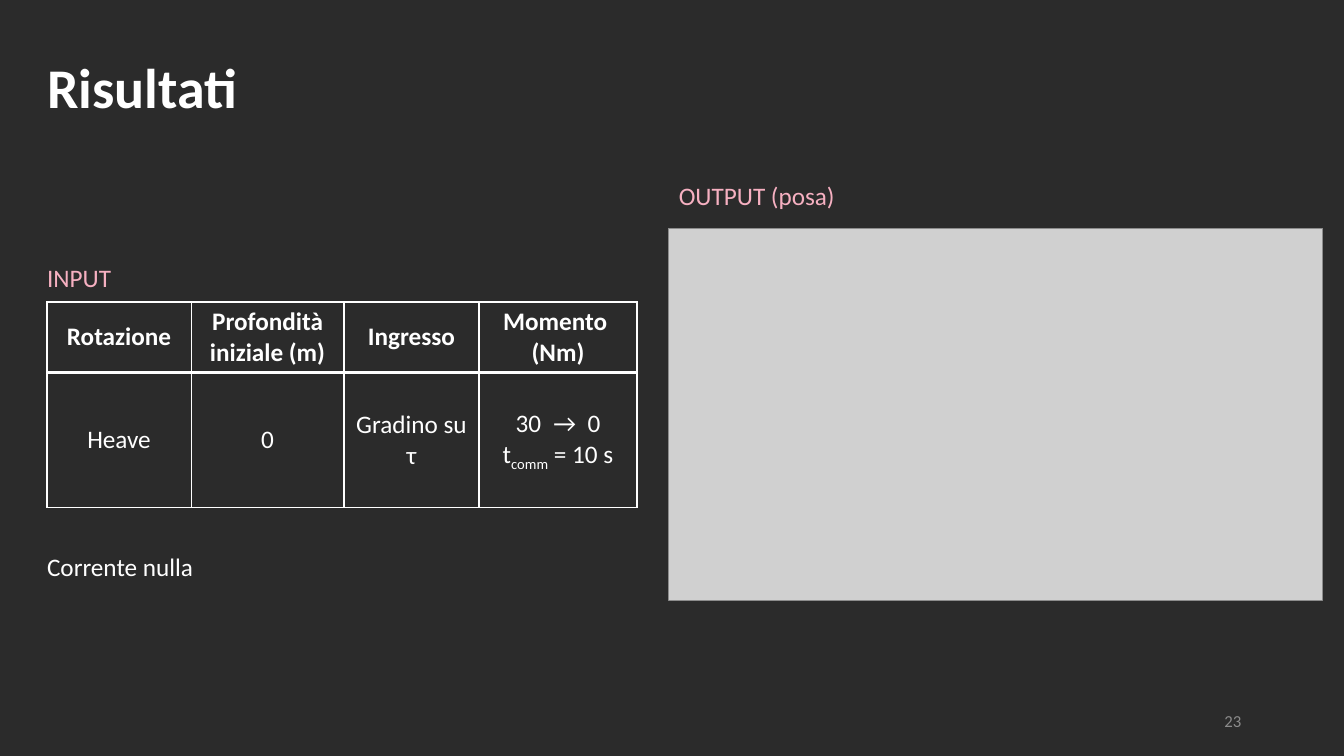
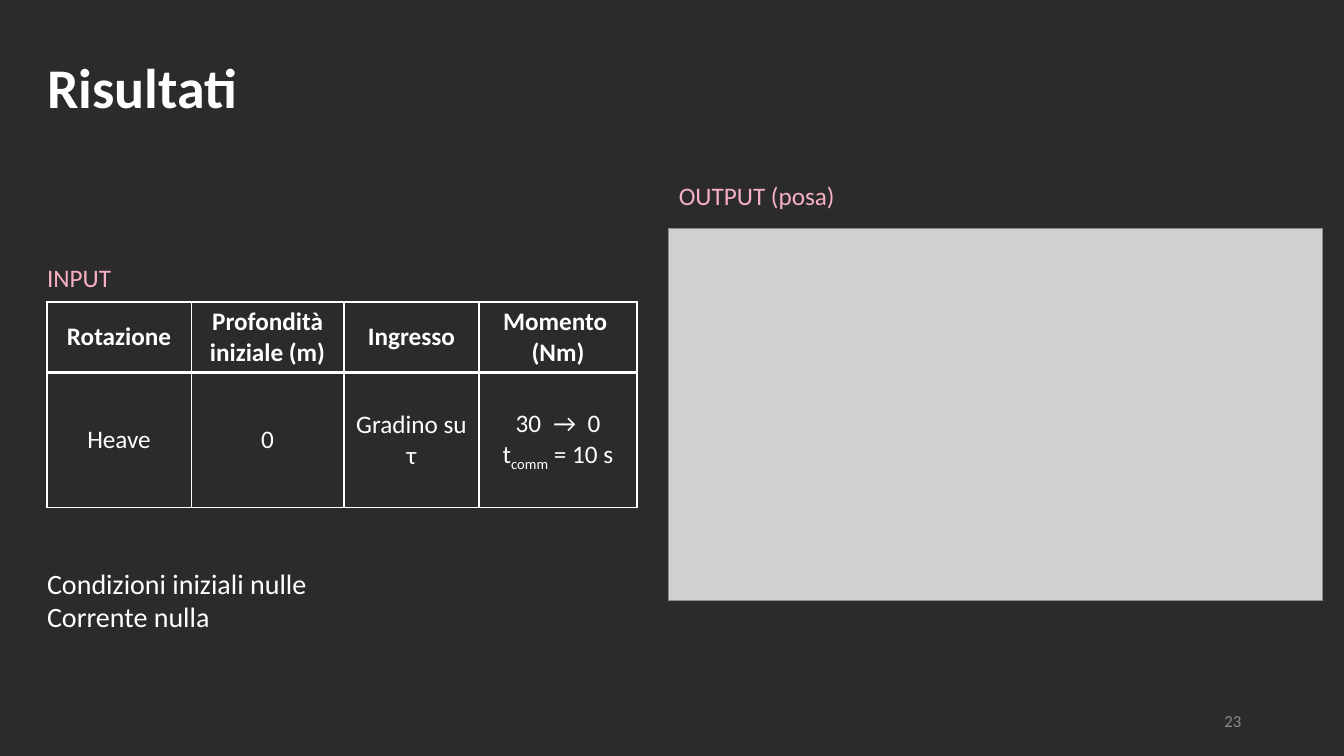
Before and after one commit to polifab/Subacquei_modello, a slide deck: slide 23 of presentazione.pptx. Drawn at 1344x756 pixels with LibreOffice and Linux fonts; fonts in the diff are those of the drawing; grey boxes stand for pictures; background and template pictures are left out; a plain dark background stands for a picture behind light text. Boxes give left, top, right and bottom in pixels: in the first picture for what was removed or moved away, otherwise in the second. Text is boxed around its words. In the diff, an @@ line names an element or a change of style, - is before the commit and + after.

```diff
--- a/presentazione.pptx
+++ b/presentazione.pptx
@@ text "Condizioni iniziali nulle": place and size @@
-text "Condizioni iniziali nulle" at [47, 558, 193, 576]
+text "Condizioni iniziali nulle" at [47, 574, 306, 627]
@@ text at [47, 574, 306, 594]: paragraph added @@
+Condizioni iniziali nulle
@@ text at [47, 607, 210, 627]: size 18 to 20 pt in "Corrente nulla" @@
```
Also in this commit, not shown: 8 other slides changed, 1 slide added.
